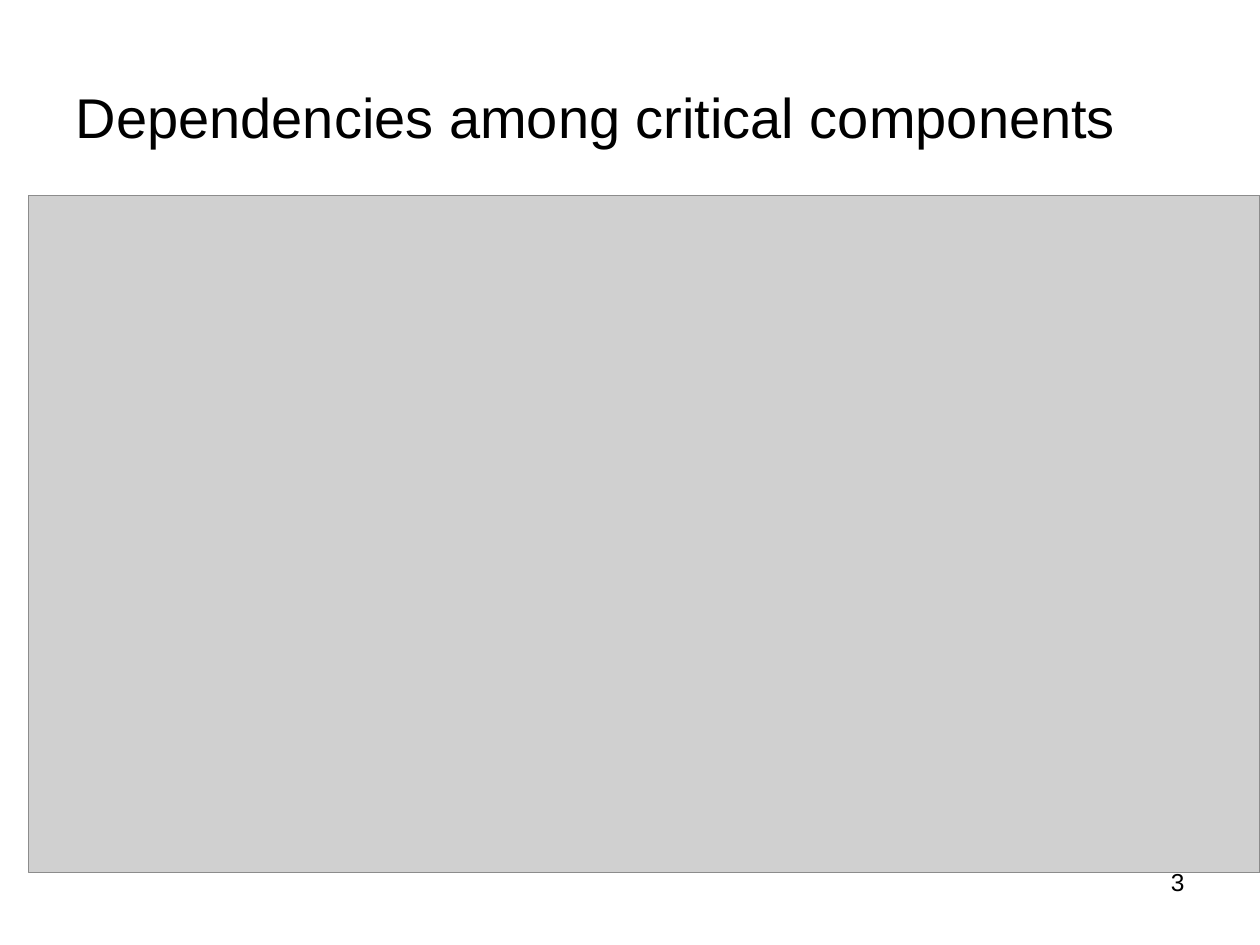
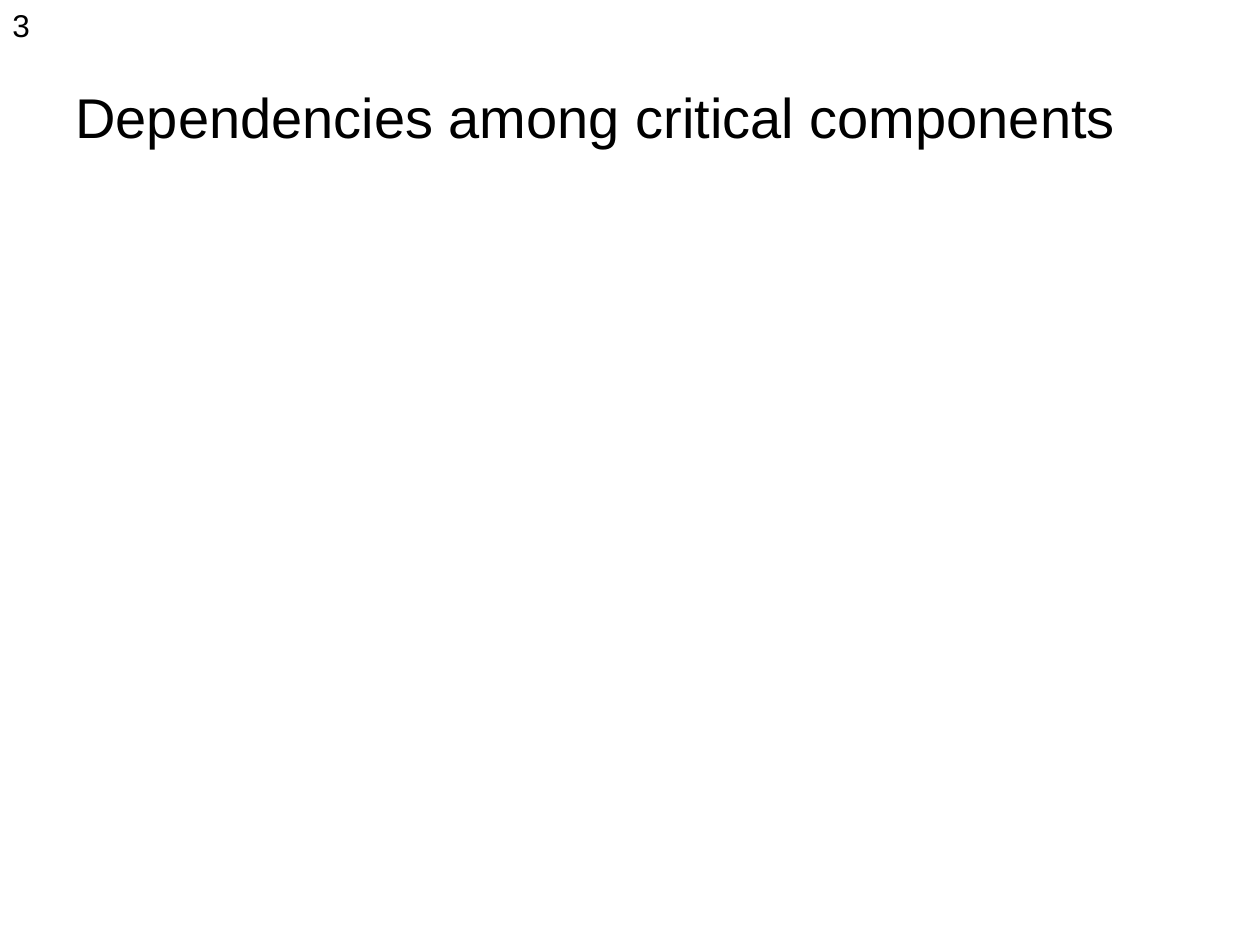
Before and after one commit to pavelgrib/SE_CW1, a slide deck: slide 4 of jmva_presentation.pptx. Drawn at 1260x945 pixels with LibreOffice and Linux fonts; fonts in the diff are those of the drawing; grey boxes stand for pictures; background and template pictures are left out. Boxes give left, top, right and bottom in pixels: in the first picture for what was removed or moved away, otherwise in the second. Text is boxed around its words. In the diff, an @@ line names an element or a change of style, - is before the commit and + after.

```diff
--- a/jmva_presentation.pptx
+++ b/jmva_presentation.pptx
@@ text "3": place and size @@
-text "3" at (1171,871,1185,892)
+text "3" at (12,15,30,38)
@@ text "3" at (12,15,30,38): size 14 to 18 pt; alignment right to left @@
@@ picture removed at (29,195,1260,872) @@
```
Also in this commit, not shown: 8 other slides changed.
